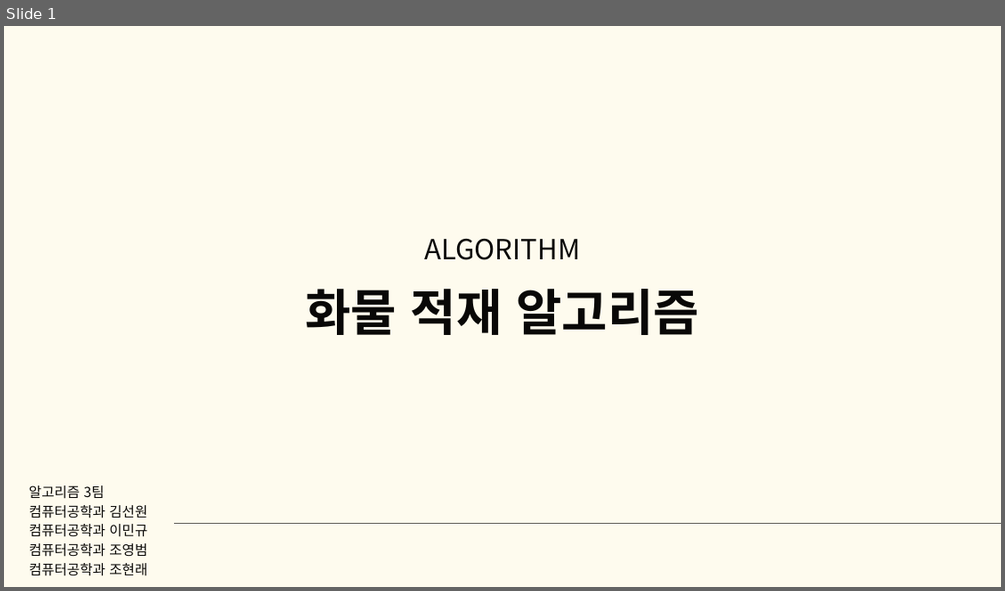
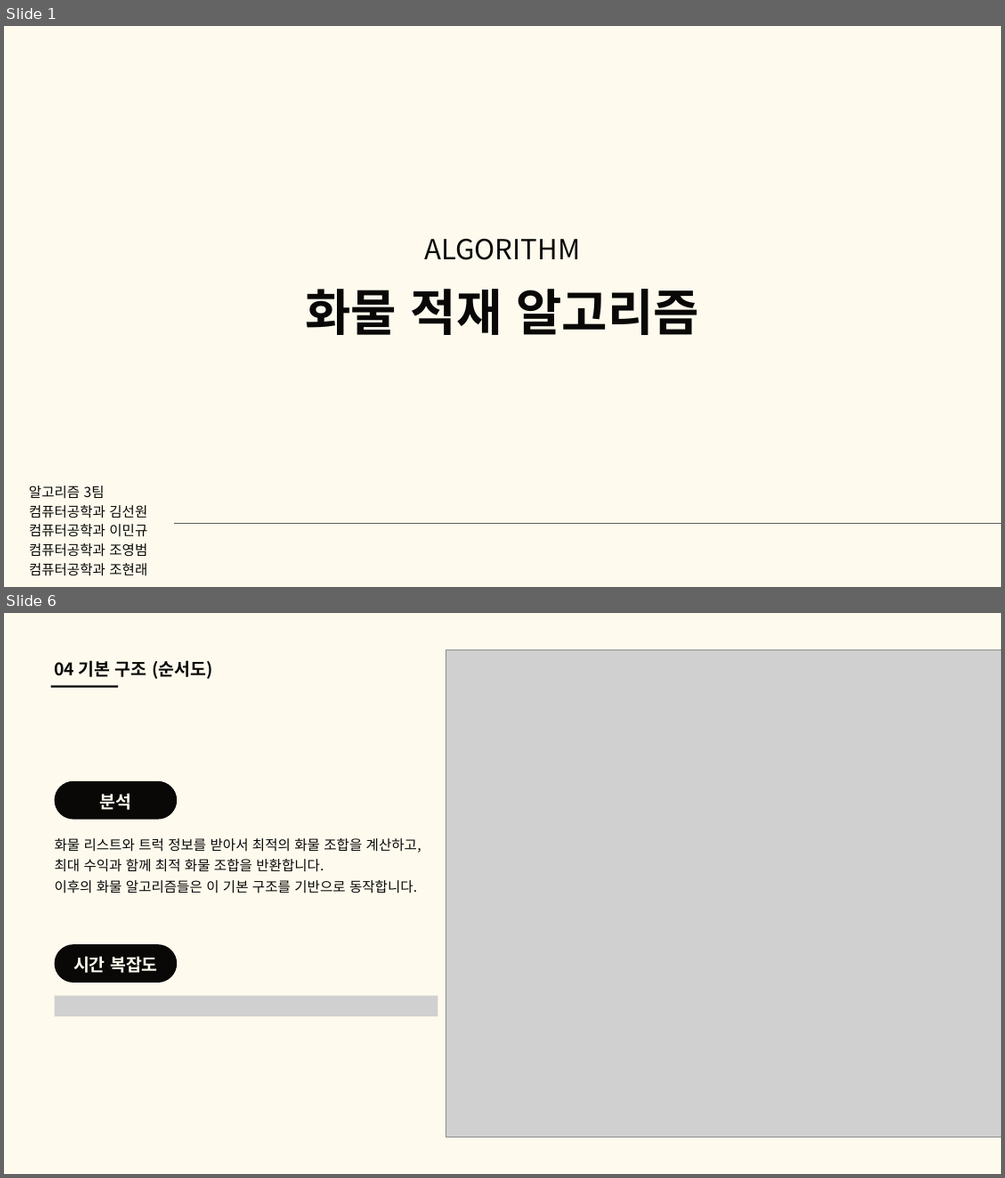
Before and after one commit to good-thing/CargoDriver, a slide deck: 알고리즘 3팀 화물차 알고리즘.pptx. Shown one above the other, each under a label of ours: slide 1 before the commit, slides 1 and 6 after it; the slides between them are not shown. The pictures are 1005x591 and 1005x1178 pixels, drawn with LibreOffice and Linux fonts; fonts in the diff are those of the drawing; grey boxes stand for pictures. Boxes give left, top, right and bottom in pixels: in the first picture for what was removed or moved away, otherwise in the second. Text is boxed around its words. In the diff, an @@ line names an element or a change of style, - is before the commit and + after.

```diff
--- a/알고리즘 3팀 화물차 알고리즘.pptx
+++ b/알고리즘 3팀 화물차 알고리즘.pptx
@@ slide 6 added at [4, 613, 1001, 1174], background #FEFBEE @@
@@ text added at [55, 660, 212, 679], 25 pt, text #090807, bold @@
+04 기본 구조 (순서도)
@@ picture added at [446, 649, 1001, 1137] @@
@@ line added from (51, 686) to (118, 686), #090807 3 pt @@
@@ freeform shape added at [55, 781, 177, 819], fill #090807 @@
@@ text added at [100, 793, 132, 810], 25 pt, text #FEFBEE, bold @@
+분석
@@ text added at [55, 838, 421, 893], 20 pt, text #090807 @@
+화물 리스트와 트럭 정보를 받아서 최적의 화물 조합을 계산하고, 최대 수익과 함께 최적 화물 조합을 반환합니다.
+이후의 화물 알고리즘들은 이 기본 구조를 기반으로 동작합니다.
@@ freeform shape added at [55, 944, 177, 982], fill #090807 @@
@@ text added at [73, 956, 158, 973], 25 pt, text #FEFBEE, bold @@
+시간 복잡도
@@ picture added at [55, 996, 437, 1016] @@
```
Also in this commit, not shown: 3 slides changed, 13 other slides added, 13 slides removed, 22 other files.
